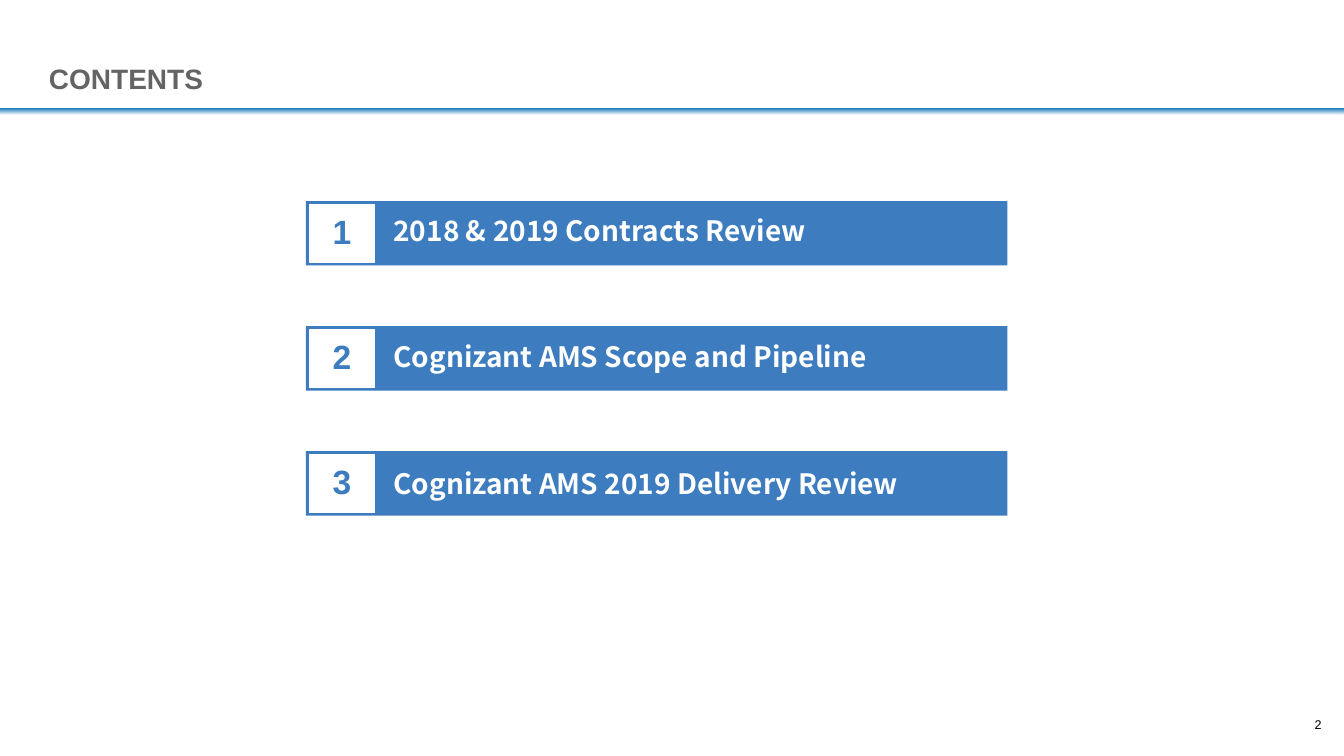
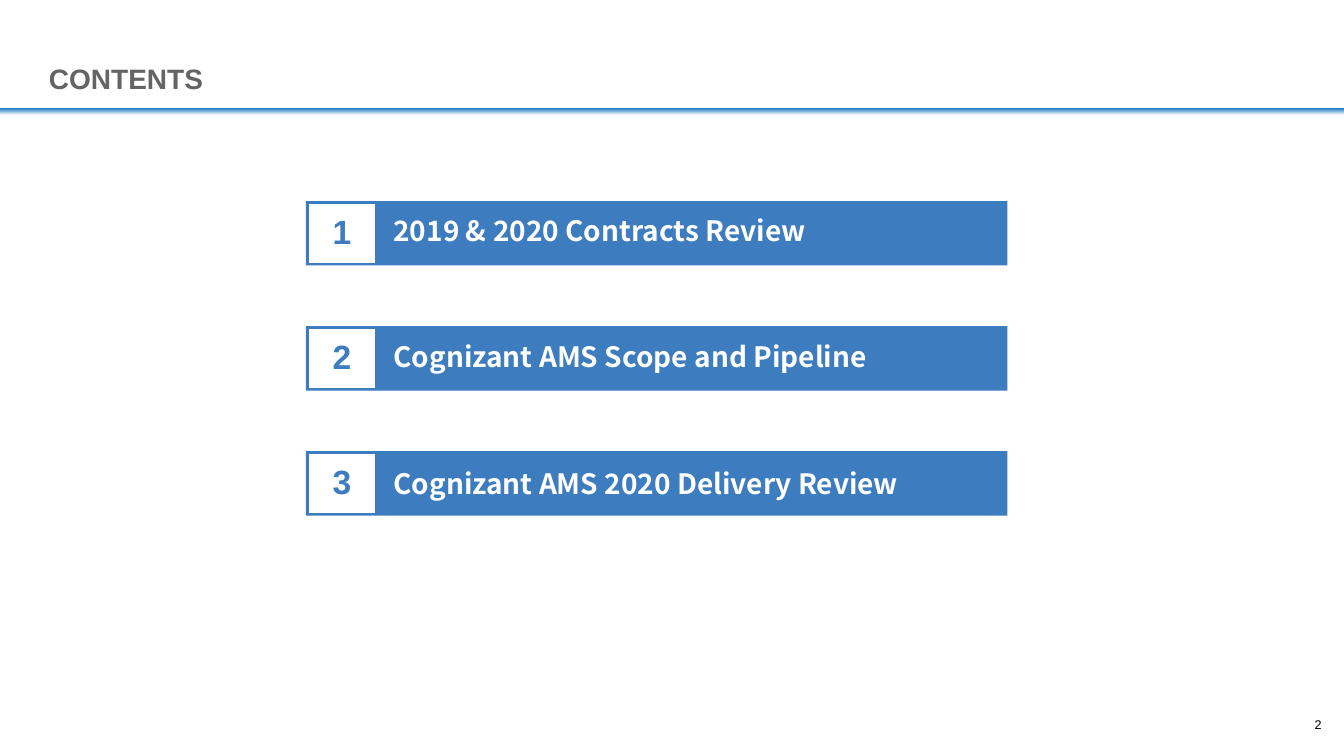
Before and after one commit to GeorgeChan20190501/Service_Monitor, a slide deck: slide 2 of src/main/resources/file/Metlife China Annual Review 20191112.pptx. Drawn at 1344x756 pixels with LibreOffice and Linux fonts; fonts in the diff are those of the drawing; background and template pictures are left out. Boxes give left, top, right and bottom in pixels: in the first picture for what was removed or moved away, otherwise in the second. Text is boxed around its words. In the diff, an @@ line names an element or a change of style, - is before the commit and + after.

```diff
--- a/src/main/resources/file/Metlife China Annual Review 20191112.pptx
+++ b/src/main/resources/file/Metlife China Annual Review 20191112.pptx
@@ text at (x1=393, y1=218, x2=805, y2=242): text changed @@
-2018 & 2019 Contracts Review
+2019 & 2020 Contracts Review
@@ text at (x1=393, y1=471, x2=898, y2=501): text changed @@
-Cognizant AMS 2019 Delivery Review
+Cognizant AMS 2020 Delivery Review
```
Also in this commit, not shown: 6 other slides changed.
